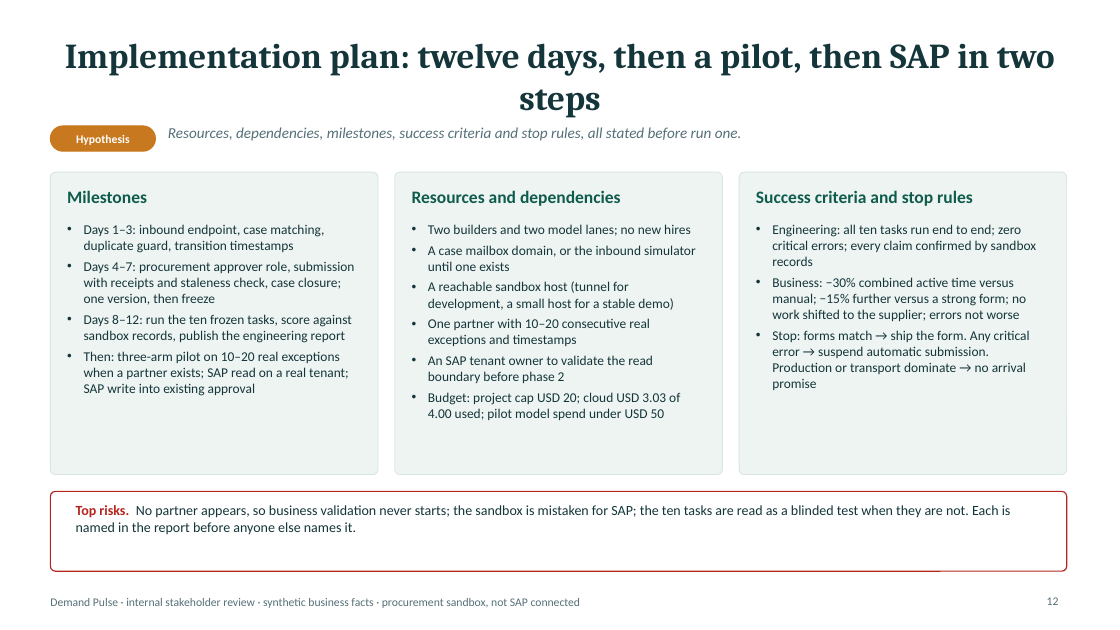
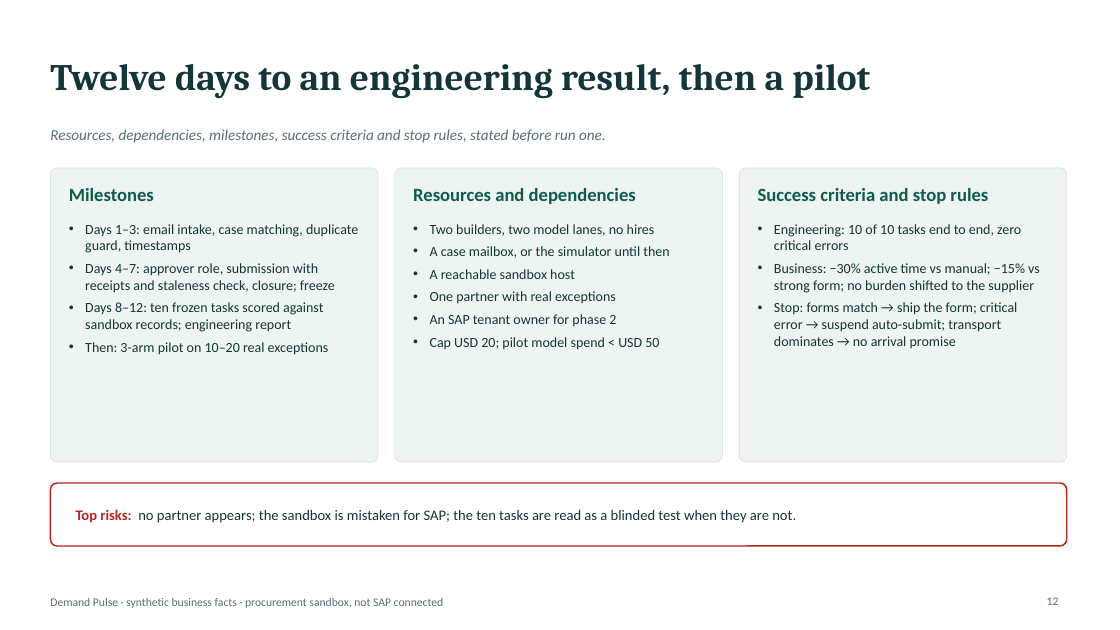
Before and after one commit to logisticPM/sap, a slide deck: slide 12 of presentations/SAP_Demand_Pulse_Business_Case_Deck.pptx. Drawn at 1120x630 pixels with LibreOffice and Linux fonts; fonts in the diff are those of the drawing. Boxes give left, top, right and bottom in pixels: in the first picture for what was removed or moved away, otherwise in the second. Text is boxed around its words. In the diff, an @@ line names an element or a change of style, - is before the commit and + after.

```diff
--- a/presentations/SAP_Demand_Pulse_Business_Case_Deck.pptx
+++ b/presentations/SAP_Demand_Pulse_Business_Case_Deck.pptx
@@ title at bbox=[50, 64, 870, 99]: text changed; size 30 to 32 pt @@
-Implementation plan: twelve days, then a pilot, then SAP in two steps
+Twelve days to an engineering result, then a pilot
@@ text "Resources, dependencies, milestones, success criteria ..." at bbox=[50, 129, 606, 143]: vertical alignment top to middle @@
@@ text at bbox=[50, 129, 606, 143]: text changed @@
-Resources, dependencies, milestones, success criteria and stop rules, all stated before run one.
+Resources, dependencies, milestones, success criteria and stop rules, stated before run one.
@@ rounded rectangle removed at bbox=[50, 126, 155, 151] @@
@@ text removed at bbox=[76, 134, 130, 145] @@
-Hypothesis
@@ rounded rectangle: place and size @@
-rounded rectangle at bbox=[50, 172, 378, 475]
+rounded rectangle at bbox=[50, 168, 378, 462]
@@ rounded rectangle: place and size @@
-rounded rectangle at bbox=[395, 172, 723, 475]
+rounded rectangle at bbox=[395, 168, 723, 462]
@@ proportions changed in 3 elements at bbox=[50, 168, 378, 462], bbox=[395, 168, 723, 462], bbox=[739, 168, 1067, 462] @@
@@ rounded rectangle: place and size @@
-rounded rectangle at bbox=[739, 172, 1067, 475]
+rounded rectangle at bbox=[739, 168, 1067, 462]
@@ size 15 to 16 pt in 3 elements at bbox=[69, 188, 154, 201], bbox=[758, 188, 988, 204], bbox=[413, 188, 636, 204] @@
@@ text at bbox=[85, 224, 358, 355]: text changed; size 11.5 to 12 pt @@
-• Days 1–3: inbound endpoint, case matching, duplicate guard, transition timestamps
-• Days 4–7: procurement approver role, submission with receipts and staleness check, case closure; one version, then freeze
-• Days 8–12: run the ten frozen tasks, score against sandbox records, publish the engineering report
-• Then: three-arm pilot on 10–20 real exceptions when a partner exists; SAP read on a real tenant; SAP write into existing approval
+• Days 1–3: email intake, case matching, duplicate guard, timestamps
+• Days 4–7: approver role, submission with receipts and staleness check, closure; freeze
+• Days 8–12: ten frozen tasks scored against sandbox records; engineering report
+• Then: 3-arm pilot on 10–20 real exceptions
@@ text at bbox=[430, 224, 669, 350]: text changed; size 11.5 to 12 pt @@
-• Two builders and two model lanes; no new hires
-• A case mailbox domain, or the inbound simulator until one exists
-• A reachable sandbox host (tunnel for development, a small host for a stable demo)
-• One partner with 10–20 consecutive real exceptions and timestamps
-• An SAP tenant owner to validate the read boundary before phase 2
-• Budget: project cap USD 20; cloud USD 3.03 of 4.00 used; pilot model spend under USD 50
+• Two builders, two model lanes, no hires
+• A case mailbox, or the simulator until then
+• A reachable sandbox host
+• One partner with real exceptions
+• An SAP tenant owner for phase 2
+• Cap USD 20; pilot model spend < USD 50
@@ text at bbox=[774, 224, 1040, 348]: text changed; size 11.5 to 12 pt @@
-• Engineering: all ten tasks run end to end; zero critical errors; every claim confirmed by sandbox records
-• Business: −30% combined active time versus manual; −15% further versus a strong form; no work shifted to the supplier; errors not worse
-• Stop: forms match → ship the form. Any critical error → suspend automatic submission. Production or transport dominate → no arrival promise
+• Engineering: 10 of 10 tasks end to end, zero critical errors
+• Business: −30% active time vs manual; −15% vs strong form; no burden shifted to the supplier
+• Stop: forms match → ship the form; critical error → suspend auto-submit; transport dominates → no arrival promise
@@ rounded rectangle: place and size @@
-rounded rectangle at bbox=[50, 492, 1067, 571]
+rounded rectangle at bbox=[50, 483, 1067, 546]
@@ rounded rectangle at bbox=[50, 483, 1067, 546]: outline #B3261E 1 pt to #B3261E 1.25 pt; proportions changed @@
@@ text "Top risks: no partner appears; ..." at bbox=[76, 509, 796, 523]: vertical alignment top to middle @@
@@ text at bbox=[76, 509, 796, 523]: text changed; size 12 to 12.5 pt @@
-Top risks. No partner appears, so business validation never starts; the sandbox is mistaken for SAP; the ten tasks are read as a blinded test when they are not. Each is named in the report before anyone else names it.
+Top risks: no partner appears; the sandbox is mistaken for SAP; the ten tasks are read as a blinded test when they are not.
@@ text at bbox=[50, 598, 444, 608]: text changed @@
-Demand Pulse · internal stakeholder review · synthetic business facts · procurement sandbox, not SAP connected
+Demand Pulse · synthetic business facts · procurement sandbox, not SAP connected
```
Also in this commit, not shown: 9 other slides changed, 4 slides added, 3 slides removed, 3 other files.
